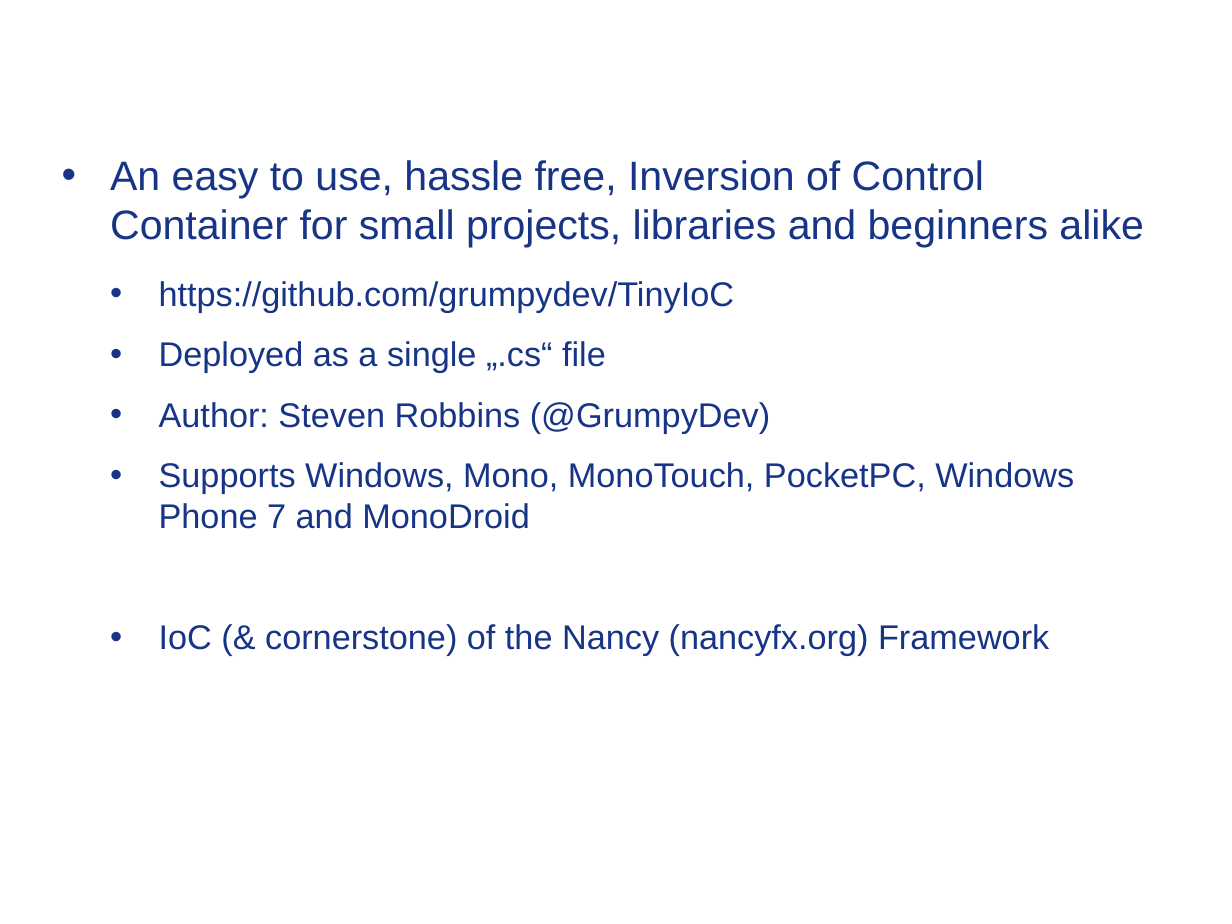
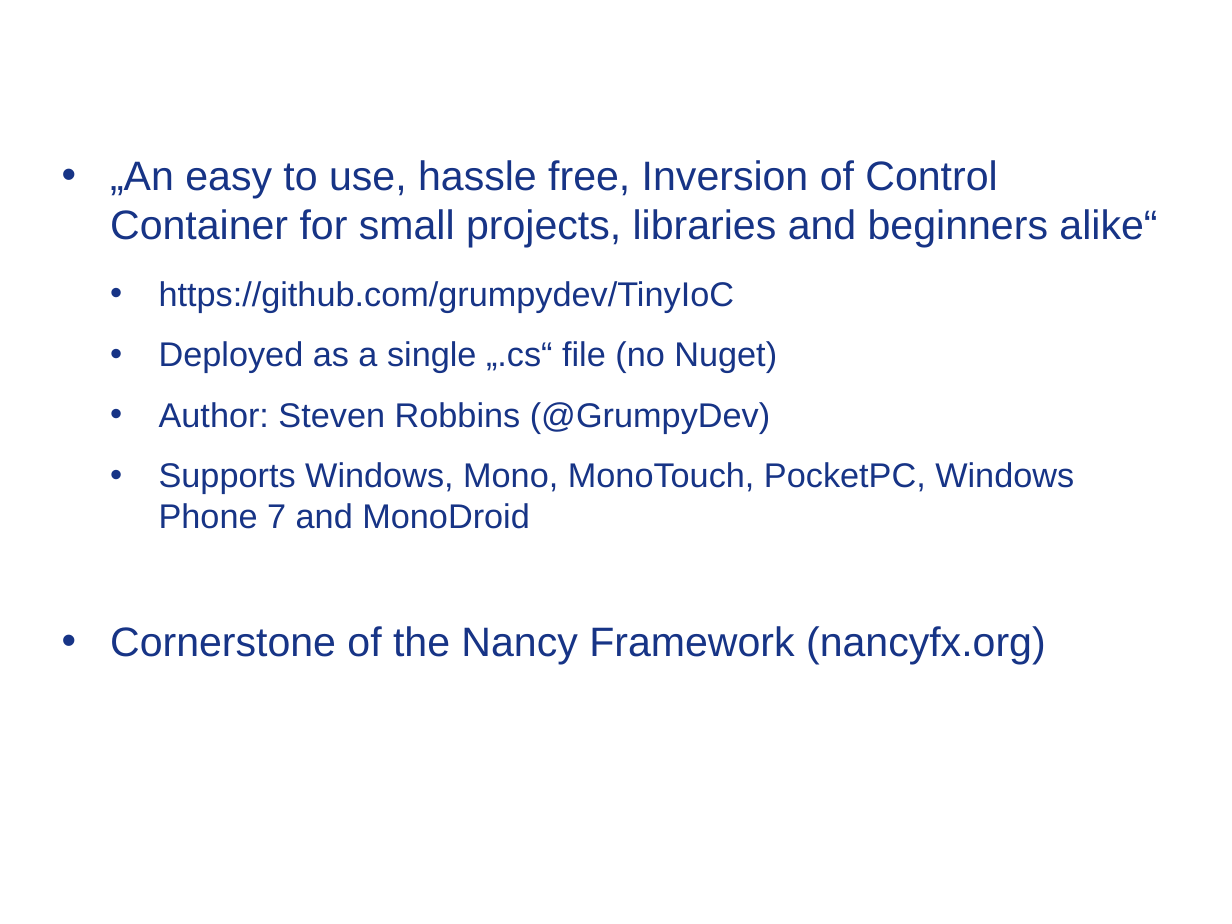
Before and after one commit to Timothep/MarathonWOShoes, a slide deck: slide 37 of BarefootMarathon.odp. Drawn at 1232x924 pixels with LibreOffice and Linux fonts; fonts in the diff are those of the drawing; background and template pictures are left out. Boxes give left, top, right and bottom in pixels: in the first picture for what was removed or moved away, otherwise in the second. Text is boxed around its words. In the diff, an @@ line names an element or a change of style, - is before the commit and + after.

```diff
--- a/BarefootMarathon.odp
+++ b/BarefootMarathon.odp
@@ text at (x1=110, y1=160, x2=1157, y2=248): text changed @@
-• An easy to use, hassle free, Inversion of Control Container for small projects, libraries and beginners alike
+• „An easy to use, hassle free, Inversion of Control Container for small projects, libraries and beginners alike“
@@ text at (x1=159, y1=341, x2=777, y2=373): text changed @@
-  • Deployed as a single „.cs“ file
+  • Deployed as a single „.cs“ file (no Nuget)
@@ text at (x1=110, y1=626, x2=1046, y2=665): text changed; size 20 to 24 pt @@
-  • IoC (& cornerstone) of the Nancy (nancyfx.org) Framework
+• Cornerstone of the Nancy Framework (nancyfx.org)
```
Also in this commit, not shown: 4 other slides changed, 2 slides added, 3 slides removed, 1 other file.
